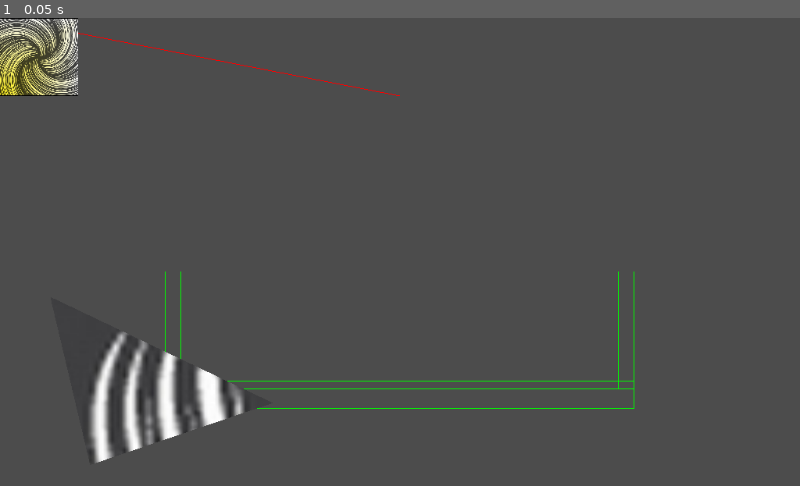
Above: before the commit, frame 1.
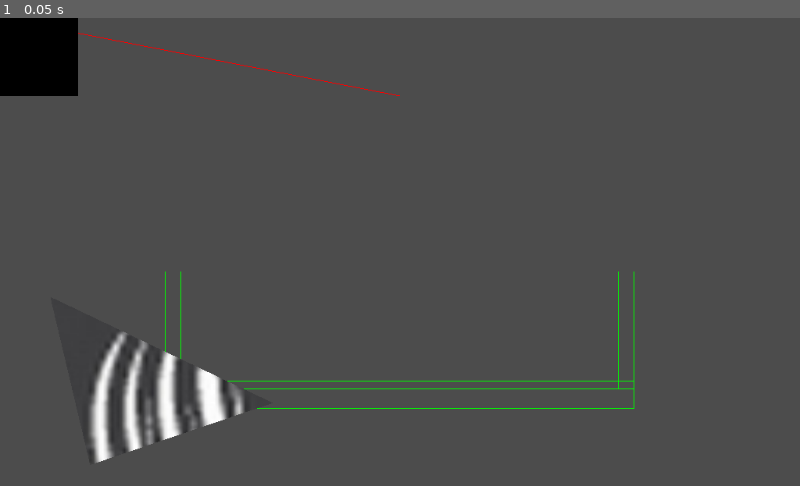
Above: after the commit, the same moment.

Repository: ChBoler/Shear-Render-Engine
Game: Godot game, scene res://Base 2D Node.tscn
Same seed, same stepped clock (60 frames per second), same inputs: the game is played once before the commit and once after it.
Inputs:
- Up to frame 1 (0.05 s): no input

The runs differ from the first frame. In frame 1, 1.6% of the frame differs, in the area x 0-10%, y 0-17%.

Commit message:
Update Base 2D Node.gd
UV Test

Diff:
--- a/Base 2D Node.gd
+++ b/Base 2D Node.gd
@@ -49,7 +49,7 @@
 
 	var _array = [Vector2(0, 0), Vector2 (100, 0), Vector2 (100, 100), Vector2(0, 100)]
 	var _colorarray = [Color("FFFFFF"), Color("FFFFFF"), Color("FFFFFF"), Color("FFF11F")]
-	var _uvs = [Vector2(0,0),Vector2(1,0),Vector2(1,1),Vector2(0,1)]  #no idea
+	var _uvs = [Vector2(0, 0), Vector2(637, 0), Vector2(637, 637), Vector2(0, 637)]  #no idea
 	var _texture = load("res://Textures/TestImage.PNG")
 
 	draw_polygon(_array, _colorarray, _uvs, _texture)
